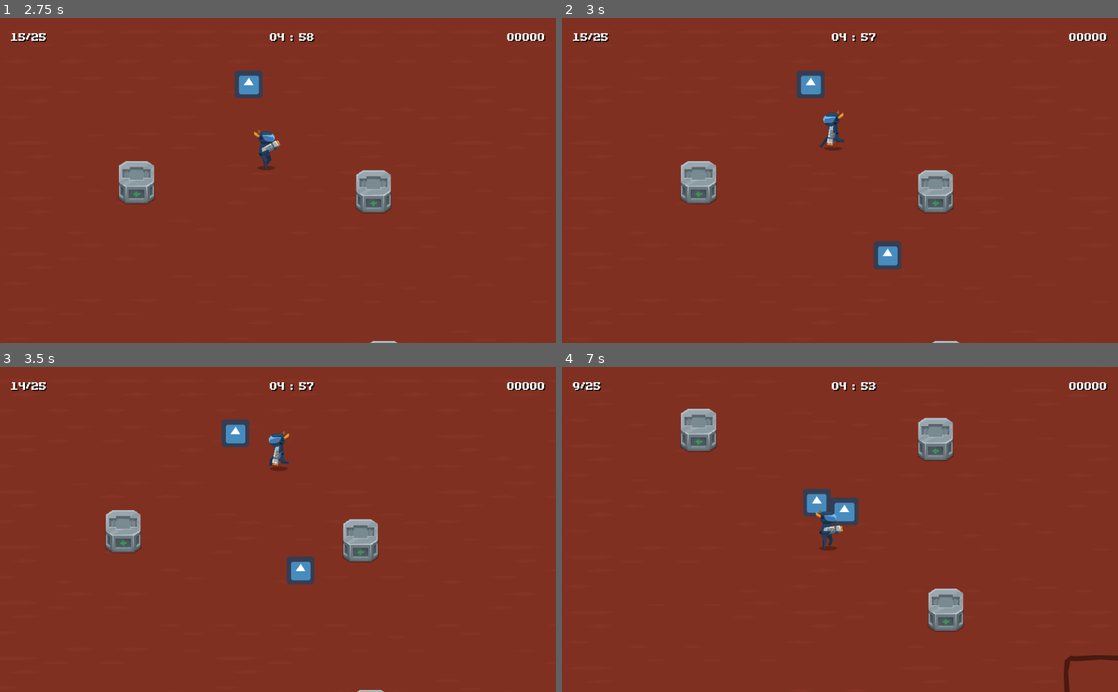
Above: before the commit, frames 1-4 (two rows, left to right).
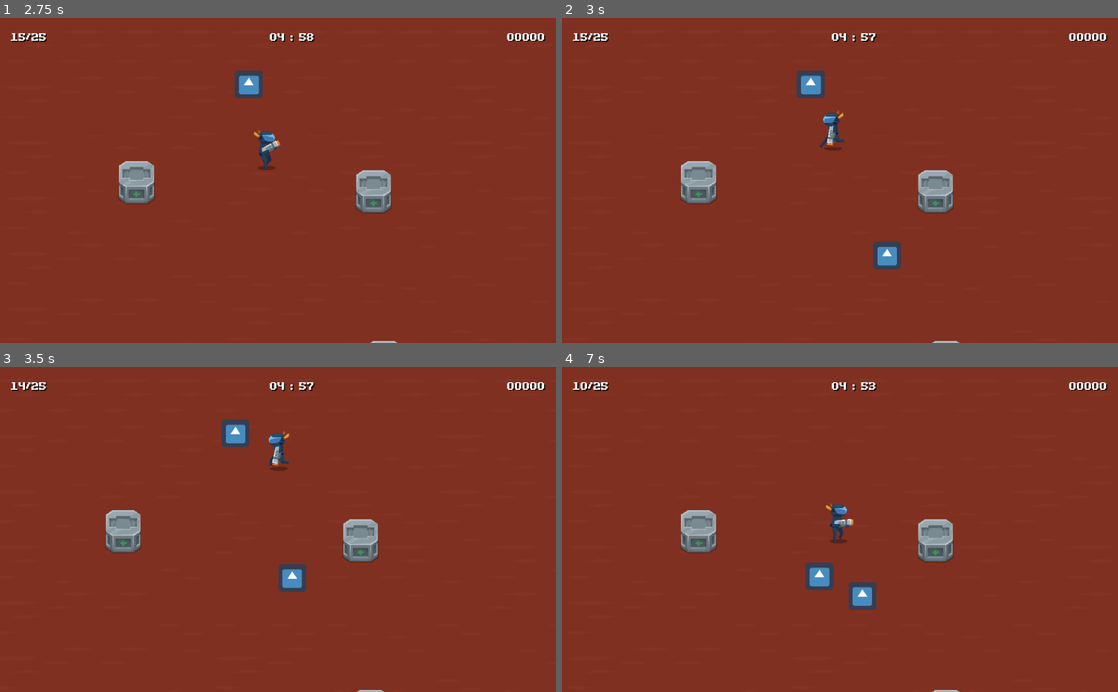
Above: after the commit, the same moments.

Repository: jimmyjonezz/Annigilation
Game: Godot game, scene res://Main/Main.tscn
The game is run twice, just before and just after one commit, with the same random seed, the same clock (stepped at 60 frames per second) and the same inputs. The engine's default icon, where the game draws it, is replaced by a stand-in: a white triangle on a blue panel in a dark square.
Inputs (mouse positions are in pixels of both pictures, inside the frame that each line leads up to):
- Up to frame 1 (2.75 s): move the mouse to (400, 164) at 0.52 s; hold Right (ui_right) 0.53-1.28 s; move the mouse to (166, 196) at 1.27 s; hold Down (ui_down) 1.28-2.03 s; move the mouse to (333, 109) at 2.02 s; hold Right (ui_right) from 2.03 s (still down)
- Up to frame 2 (3 s): move the mouse to (812, 245) at 2.77 s; release Right (ui_right) at 2.78 s; hold Up (ui_up) from 2.78 s (still down)
- Up to frame 3 (3.5 s): keep holding Up (ui_up)
- Up to frame 4 (7 s): move the mouse to (1006, 578) at 3.52 s; release Up (ui_up) at 3.53 s; hold Left (ui_left) 3.53-5.03 s; move the mouse to (673, 480) at 4.27 s; move the mouse to (867, 529) at 5.02 s; hold Down (ui_down) 5.03-5.78 s; move the mouse to (756, 448) at 5.77 s; hold Right (ui_right) 5.78-6.53 s; move the mouse to (962, 513) at 6.52 s; hold Up (ui_up) from 6.53 s (still down)

Frame 1 is identical in both runs. In frame 2, less than 0.1% of the frame differs, in the area x 56-61%, y 68-78%; in frame 3, 0.6%; in frame 4, 6.4%, in the area x 1-100%, y 4-100%.

Commit message:
0.8.5.2

Diff:
--- a/Map/Navigation.tscn
+++ b/Map/Navigation.tscn
@@ -8,6 +8,7 @@
 tile_set = ExtResource( 1 )
 cell_size = Vector2( 128, 128 )
 collision_use_kinematic = true
+collision_bounce = 0.2
 collision_layer = 8
 collision_mask = 19
 format = 1
--- a/Robots/Kamikaze/Kamikaze.gd
+++ b/Robots/Kamikaze/Kamikaze.gd
@@ -6,7 +6,6 @@
 var path : = PoolVector2Array() setget set_path
 var velocity = Vector2()
 var current_health
-var knockdir
 
 func _ready():
 	randomize()
@@ -23,7 +22,7 @@
 func _process(delta) -> void:
 
 	var new_path = get_node("../../World/Navigation").get_simple_path(
-			position, get_node("../../Position/Player").position, true)
+			position, get_node("../../Position/Player").position, false)
 	#new_path.remove(0)
 	if new_path.size() > 1:
 		path = new_path
